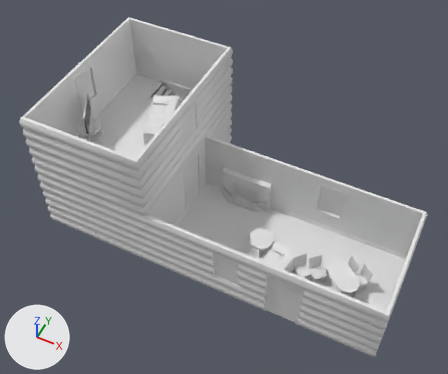
The FBX model 3D-DATA-ZombieBeaverSpil/Assets/3DModels/HouseSetup03.FBX, before and after one commit.
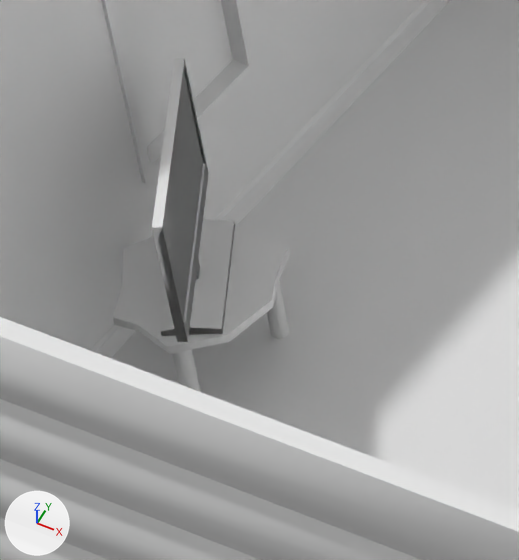
There are two pictures of each version: one whole from a camera (50 mm lens) standing at (16.66, -26.83, 17.91) and looking at (10.36, -14.24, 2.17), one close up on the part from 14% to 30% of the width and 23% to 44% of the height. Every picture has the same lights, and +X, +Y and +Z are marked at lower left. Materials are left out; every surface is plain grey. Where no turn or scale is listed for an object, it has been applied to the vertices. Vertices at the same position are counted once.

Objects in the first close-up: 'OverEtage_Enkelt'.
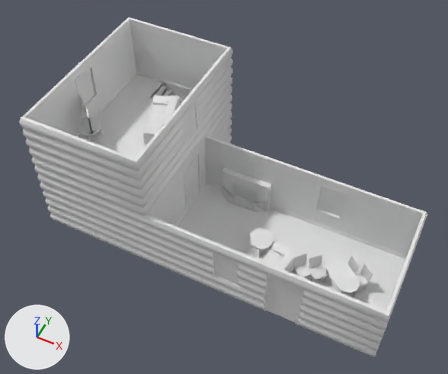
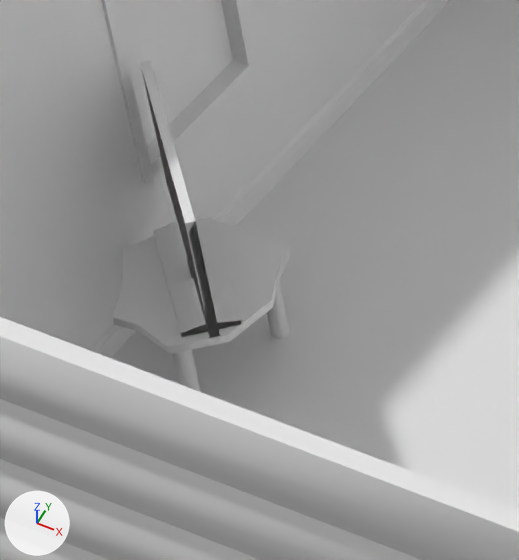
Boxes [x1, y1, x2, y2] around the edits, measured in the close-ups (519 x 560 px; the box of a moved part takes in the faces that stretch with it):
```json
{"part": 1, "of": "me_mesh_001", "change": "moved or reshaped", "before": [161, 219, 235, 336], "after": [153, 218, 242, 337]}
{"part": 2, "of": "me_mesh_001", "change": "moved or reshaped", "before": [152, 58, 209, 342], "after": [140, 61, 220, 338]}
```

Scene script edits in JSON lines:
```json
{"block": "me_mesh_001", "where": "me_mesh_001.from_pydata(...)  # 708 vertices, 1024 faces; spans x -8.15..-3.85, y -2.15..4.15, z 2.5..5.0"}
{"block": "me_mesh_001", "where": "# used by ob_overetage_enkelt; location = (12.697, -14.665, 0.0)"}
{"block": "me_mesh_001", "change": "me_mesh_001 part 1: the loose piece of 30 vertices spanning x -7.82..-7.16, y -0.22..0.63, z 3.05..3.22 is turned 15 degrees about the z axis through its middle, then moved by (-0.01, 0.0, 0.0)"}
{"block": "me_mesh_001", "change": "me_mesh_001 part 2: the loose piece of 36 vertices spanning x -7.83..-7.16, y -0.35..0.76, z 3.21..3.96 is turned 15 degrees about the z axis through its middle, then moved by (-0.01, 0.0, 0.0)"}
```
